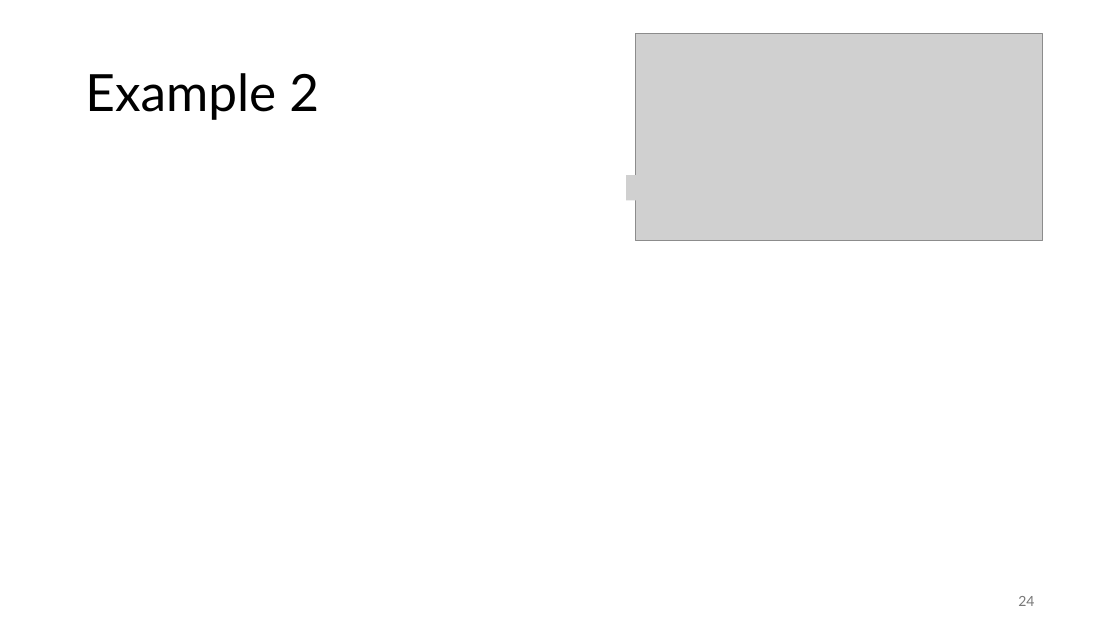
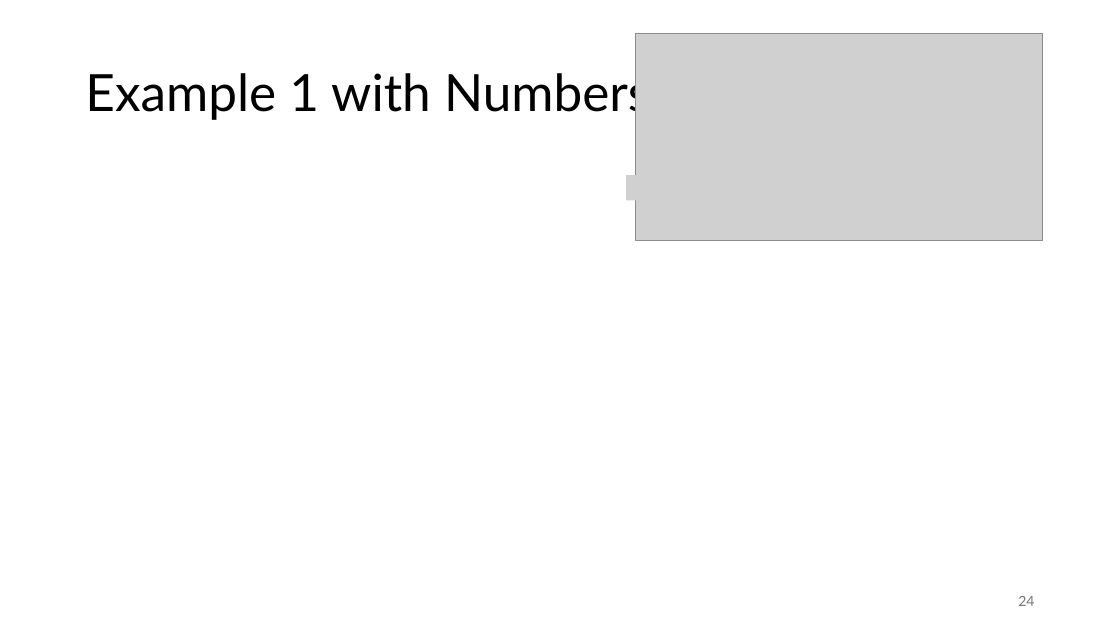
Before and after one commit to FelixWick/intro_electrical_eng, a slide deck: slide 24 of slides/4_ACtech.pptx. Drawn at 1120x630 pixels with LibreOffice and Linux fonts; fonts in the diff are those of the drawing; grey boxes stand for pictures. Boxes give left, top, right and bottom in pixels: in the first picture for what was removed or moved away, otherwise in the second. Text is boxed around its words. In the diff, an @@ line names an element or a change of style, - is before the commit and + after.

```diff
--- a/slides/4_ACtech.pptx
+++ b/slides/4_ACtech.pptx
@@ title at (x1=85, y1=66, x2=650, y2=120): text changed @@
-Example 2
+Example 1 with Numbers
```
Also in this commit, not shown: 2 other slides changed, 1 other file.
